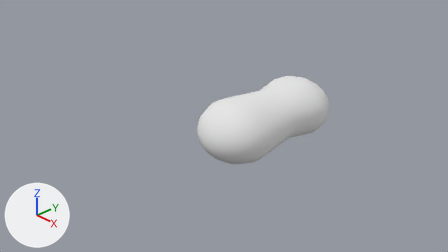
A saved change to the Blender file Assets/Models/ninja/ninja.blend.
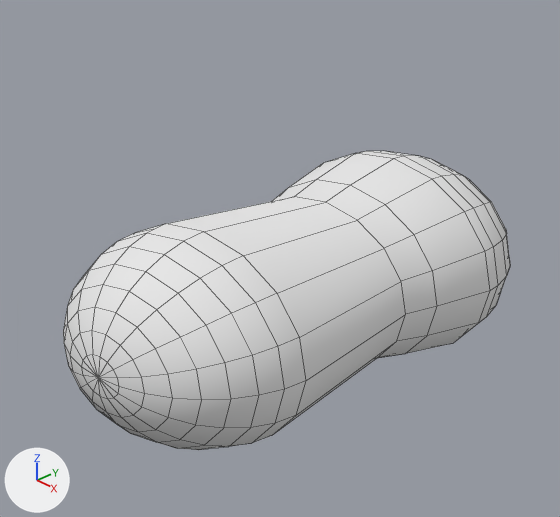
Old and new are each drawn from the file's camera 'Camera' and again close up on the part from 40% to 77% of the width and 12% to 73% of the height. The lights are fixed; the arrows at lower left show +X, +Y and +Z. The close-ups show mesh edges as thin lines.

The scene before the commit, as lines of its bpy script (objects in view):
```python
me_sphere = bpy.data.meshes.new('Sphere')
me_sphere.from_pydata(...)  # 290 vertices, 304 faces; spans x -1.0..1.0, y 0.03..4.03, z -0.81..0.76
me_sphere.polygons.foreach_set('use_smooth', [True] * 304)
me_sphere.materials.append(mat_material_001)  # its picture is missing
ob_sphere = bpy.data.objects.new('Sphere', me_sphere)
ob_sphere.location = (0.0, 0.0, 0.0)
```
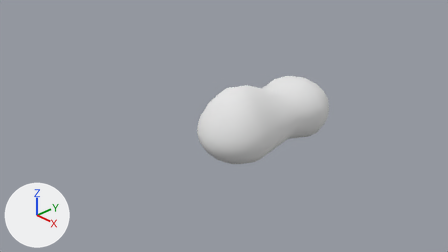
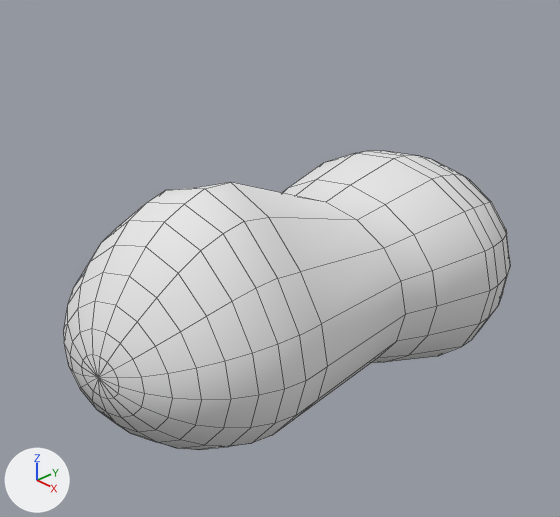
Where the change shows, as pixel boxes (x1, y1, x2, y2) in the close-ups (560 x 517 px):
```json
{"part": 1, "of": "me_sphere", "change": "built on", "before": [67, 224, 507, 435], "after": [67, 189, 510, 435]}
```

The change, as JSON lines over the scene's bpy script:
```json
{"block": "me_sphere", "where": "# used by ob_sphere; location = (0.0, 0.0, 0.0)"}
{"op": "remove", "block": "me_sphere", "code": "me_sphere.from_pydata(...)  # 290 vertices, 304 faces; spans x -1.0..1.0, y 0.03..4.03, z -0.81..0.76"}
{"op": "add", "block": "me_sphere", "code": "me_sphere.from_pydata(...)  # 306 vertices, 320 faces; spans x -1.0..1.0, y 0.03..4.03, z -0.81..1.08"}
{"block": "me_sphere", "change": "me_sphere part 1"}
{"block": "me_sphere", "change": "22 faces are deleted"}
{"block": "me_sphere", "change": "14 vertices in x -0.91..0.92, y 2.31..4.01, z -0.62..-0.14 move by (0.02, 0.0, 0.0)"}
{"block": "me_sphere", "change": "8 vertices in x -0.92..0.91, y 3.09..4.01, z -0.33..-0.09 move by (0.01, 0.0, 0.0)"}
{"block": "me_sphere", "change": "8 vertices in x -0.91..0.91, y 0.1..0.83, z 0.22..0.27 move by (0.0, 0.0, 0.01)"}
{"block": "me_sphere", "change": "6 vertices in x -0.69..0.71, y 3.09..3.86, z -0.58..-0.43 move by (0.08, 0.0, 0.0)"}
{"block": "me_sphere", "change": "6 vertices in x -0.71..0.69, y 2.59..3.86, z -0.68..-0.46 move by (0.09, 0.0, 0.0)"}
{"block": "me_sphere", "change": "5 vertices in x -0.63..0.63, y 2.31..3.95, z -0.62..-0.24 move by (0.03, 0.0, 0.0)"}
{"block": "me_sphere", "change": "58 vertices move from x -0.92..0.92, y 0.1..3.95, z -0.81..0.76 to x -0.92..0.92, y 0.1..3.95, z -0.81..1.08"}
{"block": "me_sphere", "change": "16 vertices are added at x -0.96..0.96, y 0.64..1.29, z -0.78..0.94"}
{"block": "me_sphere", "change": "38 new faces join them"}
```
